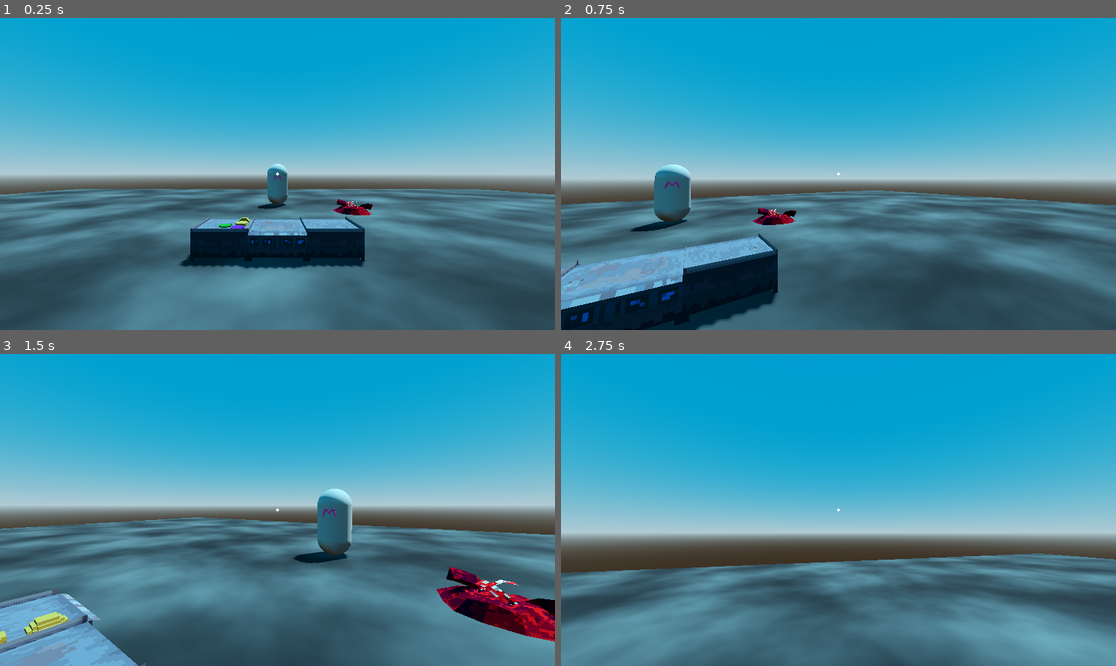
Above: before the commit, frames 1-4 (two rows, left to right).
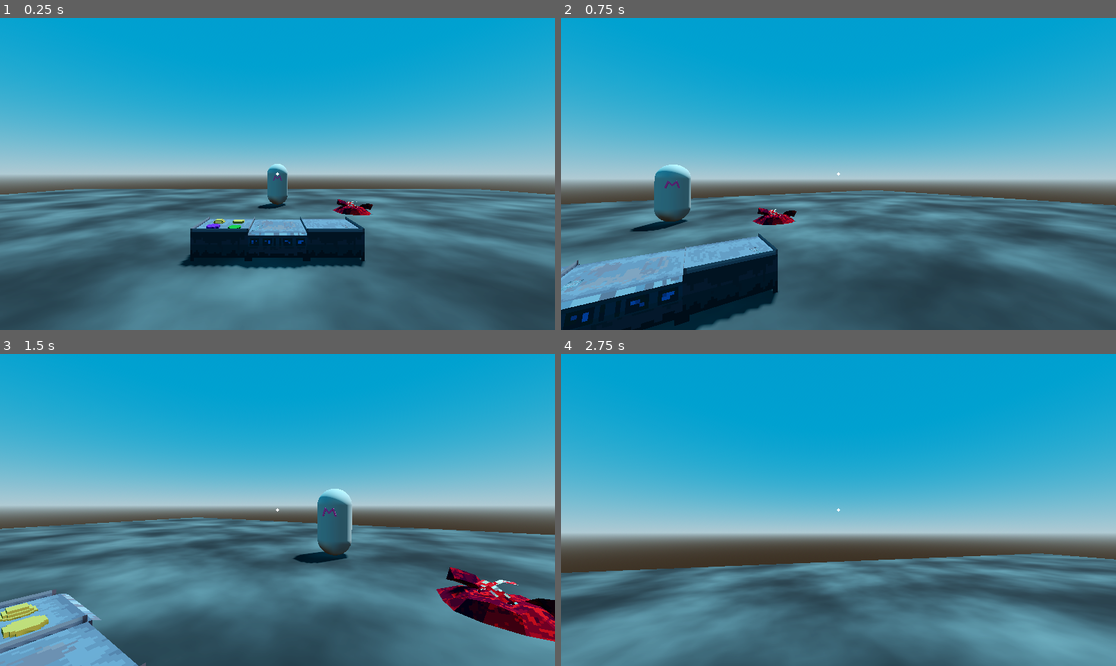
Above: after the commit, the same moments.

Repository: ZsoltHevesi/spooky-cooking-sim
Game: Godot game, scene res://3d_cooking/worlds/restaurant.tscn
The game is run twice, just before and just after one commit, with the same random seed, the same clock (stepped at 60 frames per second) and the same inputs.
Inputs (mouse positions are in pixels of both pictures, inside the frame that each line leads up to):
- Up to frame 1 (0.25 s): no input
- Up to frame 2 (0.75 s): tap Enter at 0.5 s; move the mouse to (866, 174) at 0.52 s; press the mouse at (866, 174) at 0.53 s; hold W (move_forward) from 0.53 s (still down)
- Up to frame 3 (1.5 s): keep holding W (move_forward); move the mouse to (249, 510) at 1.27 s; release the mouse at (249, 510) at 1.28 s; right-click (249, 510) at 1.35 s
- Up to frame 4 (2.75 s): keep holding W (move_forward); move the mouse to (849, 503) at 2.02 s; press the mouse at (849, 503) at 2.03 s

The runs differ from the first frame. In frame 1, 0.2% of the frame differs, in the area x 37-46%, y 63-68%; in frame 2, nothing differs; in frame 3, 0.7%, in the area x 0-13%, y 79-94%; in frame 4, nothing differs.

Commit message:
now all ingredients are instantiated at their spawns on the stove

Diff:
--- a/3d_cooking/worlds/restaurant.tscn
+++ b/3d_cooking/worlds/restaurant.tscn
@@ -1,14 +1,10 @@
-[gd_scene load_steps=19 format=3 uid="uid://dlfrjnwd65y4m"]
+[gd_scene load_steps=15 format=3 uid="uid://dlfrjnwd65y4m"]
 
 [ext_resource type="PackedScene" uid="uid://i0wpxhmxkq6p" path="res://player/player.tscn" id="1_3xlh7"]
 [ext_resource type="PackedScene" uid="uid://dkvtpsehkkh4g" path="res://_Scenes/stove.tscn" id="5_emdev"]
 [ext_resource type="Texture2D" uid="uid://da1ialtmpd7ys" path="res://_Assets/Objects/spookjam_meat_red.png" id="5_tu4q5"]
 [ext_resource type="ArrayMesh" uid="uid://bngvw3p5taqux" path="res://_Assets/Objects/spookjam_meat_pile_red.obj" id="6_2pidn"]
-[ext_resource type="PackedScene" uid="uid://t6g25kc7neum" path="res://_Scenes/burger_top_bun.tscn" id="6_8yb5e"]
 [ext_resource type="PackedScene" uid="uid://ds310i3gdkayf" path="res://customers/customer.tscn" id="6_xdh2k"]
-[ext_resource type="PackedScene" uid="uid://b4f3mvgyb58oq" path="res://_Scenes/burger_lettuce.tscn" id="7_lurd4"]
-[ext_resource type="PackedScene" uid="uid://dbd18sc4fngn5" path="res://_Scenes/burger_patty.tscn" id="8_2udx0"]
-[ext_resource type="PackedScene" uid="uid://bi1w5tbdlvonc" path="res://_Scenes/burger_bottom_bun.tscn" id="9_waj0w"]
 
 [sub_resource type="ProceduralSkyMaterial" id="ProceduralSkyMaterial_80w24"]
 sky_top_color = Color(4.33177e-06, 0.483109, 0.689181, 1)
@@ -77,19 +73,3 @@
 
 [node name="stove" parent="." instance=ExtResource("5_emdev")]
 transform = Transform3D(-4.37114e-08, 0, 1, 0, 1, 0, -1, 0, -4.37114e-08, 0, 0, -4)
-
-[node name="BurgerTopBun" parent="." instance=ExtResource("6_8yb5e")]
-transform = Transform3D(1, 0, 0, 0, 1, 0, 0, 0, 1, -0.7, 0.6, -4.3)
-collision_layer = 8
-
-[node name="BurgerTopBun2" parent="." instance=ExtResource("7_lurd4")]
-transform = Transform3D(1, 0, 0, 0, 1, 0, 0, 0, 1, -0.996175, 0.6, -3.89192)
-collision_layer = 8
-
-[node name="BurgerTopBun3" parent="." instance=ExtResource("8_2udx0")]
-transform = Transform3D(1, 0, 0, 0, 1, 0, 0, 0, 1, -0.720354, 0.6, -3.64908)
-collision_layer = 8
-
-[node name="BurgerTopBun4" parent="." instance=ExtResource("9_waj0w")]
-transform = Transform3D(1, 0, 0, 0, 1, 0, 0, 0, 1, -0.702357, 0.6, -3.98029)
-collision_layer = 8
--- a/_Scenes/burger_bottom_bun.tscn
+++ b/_Scenes/burger_bottom_bun.tscn
@@ -5,7 +5,7 @@
 [sub_resource type="BoxShape3D" id="BoxShape3D_nf467"]
 size = Vector3(0.25, 0.1, 0.25)
 
-[node name="BurgerTopBun" type="RigidBody3D" groups=["grabbable"]]
+[node name="burger_bottom_bun" type="RigidBody3D" groups=["grabbable"]]
 transform = Transform3D(1, 0, 0, 0, 1, 0, 0, 0, 1, 0, 0.1, 0)
 top_level = true
 collision_layer = 4
--- a/_Scenes/burger_lettuce.tscn
+++ b/_Scenes/burger_lettuce.tscn
@@ -5,7 +5,7 @@
 [sub_resource type="BoxShape3D" id="BoxShape3D_nf467"]
 size = Vector3(0.25, 0.1, 0.25)
 
-[node name="BurgerTopBun" type="RigidBody3D" groups=["grabbable"]]
+[node name="burger_lettuce" type="RigidBody3D" groups=["grabbable"]]
 transform = Transform3D(1, 0, 0, 0, 1, 0, 0, 0, 1, 0, 0.1, 0)
 top_level = true
 collision_layer = 4
--- a/_Scenes/burger_patty.tscn
+++ b/_Scenes/burger_patty.tscn
@@ -5,7 +5,7 @@
 [sub_resource type="BoxShape3D" id="BoxShape3D_nf467"]
 size = Vector3(0.25, 0.1, 0.25)
 
-[node name="BurgerTopBun" type="RigidBody3D" groups=["grabbable"]]
+[node name="burger_patty" type="RigidBody3D" groups=["grabbable"]]
 transform = Transform3D(1, 0, 0, 0, 1, 0, 0, 0, 1, 0, 0.1, 0)
 top_level = true
 collision_layer = 4
--- a/_Scenes/burger_top_bun.tscn
+++ b/_Scenes/burger_top_bun.tscn
@@ -5,7 +5,7 @@
 [sub_resource type="BoxShape3D" id="BoxShape3D_nf467"]
 size = Vector3(0.25, 0.1, 0.25)
 
-[node name="BurgerTopBun" type="RigidBody3D" groups=["grabbable"]]
+[node name="burger_top_bun" type="RigidBody3D" groups=["grabbable"]]
 transform = Transform3D(1, 0, 0, 0, 1, 0, 0, 0, 1, 0, 0.1, 0)
 top_level = true
 collision_layer = 4
--- a/_Scenes/stove.gd
+++ b/_Scenes/stove.gd
@@ -1,6 +1,11 @@
 extends Interactible
 @onready var camera_3d: Camera3D = $Camera3D
 @onready var stove: StaticBody3D = $"."
+
+@onready var top_bun_spawn: Marker3D = $top_bun_spawn
+@onready var bottom_bun_spawn: Marker3D = $bottom_bun_spawn
+@onready var patty_spawn: Marker3D = $patty_spawn
+@onready var lettuce_spawn: Marker3D = $lettuce_spawn
 
 var is_in_use : bool = false
 
@@ -9,8 +14,30 @@
 const DIST = 1000
 const FIXED_Y = 0.65
 
+var bottom_bun = load("res://_Scenes/burger_bottom_bun.tscn")
+var lettuce = load("res://_Scenes/burger_lettuce.tscn")
+var patty = load("res://_Scenes/burger_patty.tscn")
+var top_bun = load("res://_Scenes/burger_top_bun.tscn")
+
+var instance
 
 func _ready() -> void:
+	instance = top_bun.instantiate()
+	instance.position = top_bun_spawn.global_position
+	instance.transform.basis = top_bun_spawn.global_transform.basis
+	add_child(instance)
+	instance = bottom_bun.instantiate()
+	instance.position = bottom_bun_spawn.global_position
+	instance.transform.basis = bottom_bun_spawn.global_transform.basis
+	add_child(instance)
+	instance = patty.instantiate()
+	instance.position = patty_spawn.global_position
+	instance.transform.basis = patty_spawn.global_transform.basis
+	add_child(instance)
+	instance = lettuce.instantiate()
+	instance.position = lettuce_spawn.global_position
+	instance.transform.basis = lettuce_spawn.global_transform.basis
+	add_child(instance)
 	set_physics_process(false)
 
 func _input(event: InputEvent) -> void:
--- a/_Scenes/stove.tscn
+++ b/_Scenes/stove.tscn
@@ -82,4 +82,20 @@
 material_override = SubResource("StandardMaterial3D_dgkc3")
 mesh = ExtResource("9_00sla")
 
+[node name="top_bun_spawn" type="Marker3D" parent="."]
+transform = Transform3D(1, 0, 0, 0, 1, 0, 0, 0, 1, 0.2, 0.5, -1.2)
+visible = false
+
+[node name="bottom_bun_spawn" type="Marker3D" parent="."]
+transform = Transform3D(1, 0, 0, 0, 1, 0, 0, 0, 1, 0.2, 0.5, -0.8)
+visible = false
+
+[node name="patty_spawn" type="Marker3D" parent="."]
+transform = Transform3D(1, 0, 0, 0, 1, 0, 0, 0, 1, -0.2, 0.5, -1.2)
+visible = false
+
+[node name="lettuce_spawn" type="Marker3D" parent="."]
+transform = Transform3D(1, 0, 0, 0, 1, 0, 0, 0, 1, -0.2, 0.5, -0.8)
+visible = false
+
 [connection signal="interacted" from="." to="." method="_on_interacted"]
